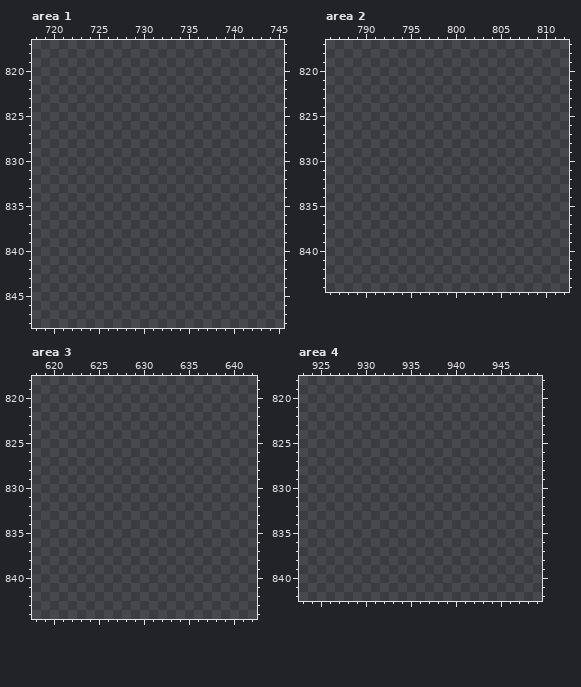
Pixel-art file, stored at Assets/Sprites/floor.aseprite. Above: the version before the commit.
1024x1024 pixels, 1 frame. Colours within 5 levels of each other are drawn and written as one. Shown: area 1: x 718..745, y 817..848; area 2: x 786..812, y 817..844; area 3: x 618..642, y 818..844; area 4: x 923..949, y 818..842. The commit also changed other parts of the picture, which this record leaves out.
The same view after the edit:
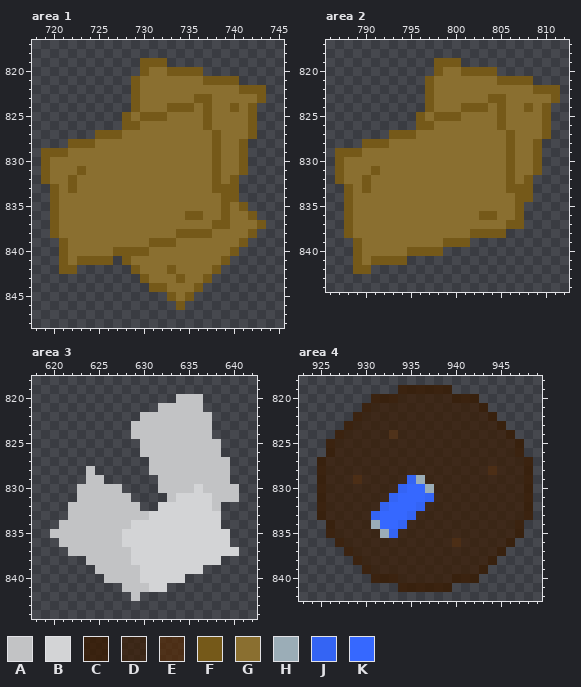
Palette (. is transparent): A #c2c3c5  B #d3d4d6  C #381a01cd  D #3a1b01ad  E #542701ad  F #755919  G #8a6f30  H #9badb7  J #3464f4  K #3668ff
Diff:
Changed rows in their new state; - is an unchanged pixel.
Area 1:
first column x 719:
819 -----------FFF-----------
820 -----------FGGFFFF-------
821 ----------FGGGGGGGFFFF---
822 ----------FGGGGGGGGGGGFFF
823 ----------FGGGGGGFFGGGGGF
824 ----------FGGGFFFGFGGFGF-
825 ---------FGFFFGGGGFGGGGF-
826 ---------FFGGGGGGGFGGGGF-
827 ------FFFGGGGGGGGGGFGGGF-
828 ---FFFGGGGGGGGGGGGGFGGF--
829 FFFGGGGGGGGGGGGGGGGFGGF--
830 FGGGGGGGGGGGGGGGGGGFGGF--
831 FGGGFGGGGGGGGGGGGGGFGGF--
832 FGGFGGGGGGGGGGGGGGGFGF---
833 -FGFGGGGGGGGGGGGGGGFFF---
834 -FGGGGGGGGGGGGGGGGGGFF---
835 -FGGGGGGGGGGGGGGGGGGFGF--
836 -FGGGGGGGGGGGGGGFFGGFGGF-
837 -FGGGGGGGGGGGGGGGGGFFGGGF
838 -FGGGGGGGGGGGGGFFFFGGGGF-
839 --FGGGGGGGGGFFFGGGGGGGF--
840 --FGGGGGFFFFGGGGGGGGGF---
841 --FGFFFF-FGGGGGGGGGGF----
842 --FF------FGGGFGGGGF-----
843 -----------FGGGFGGF------
844 ------------FFGGGF-------
845 --------------FGF--------
846 ---------------F---------
Area 2:
first column x 787:
819 -----------FFF-----------
820 -----------FGGFFFF-------
821 ----------FGGGGGGGFFFF---
822 ----------FGGGGGGGGGGGFFF
823 ----------FGGGGGGFFGGGGGF
824 ----------FGGGFFFGFGGFGF-
825 ---------FGFFFGGGGFGGGGF-
826 ---------FFGGGGGGGFGGGGF-
827 ------FFFGGGGGGGGGGFGGGF-
828 ---FFFGGGGGGGGGGGGGFGGF--
829 FFFGGGGGGGGGGGGGGGGFGGF--
830 FGGGGGGGGGGGGGGGGGGFGGF--
831 FGGGFGGGGGGGGGGGGGGFGGF--
832 FGGFGGGGGGGGGGGGGGGFGF---
833 -FGFGGGGGGGGGGGGGGGFFF---
834 -FGGGGGGGGGGGGGGGGGGFF---
835 -FGGGGGGGGGGGGGGGGGGF----
836 -FGGGGGGGGGGGGGGFFGGF----
837 -FGGGGGGGGGGGGGGGGGFF----
838 -FGGGGGGGGGGGGGFFFF------
839 --FGGGGGGGGGFFF----------
840 --FGGGGGFFFF-------------
841 --FGFFFF-----------------
842 --FF---------------------
Area 3:
first column x 620:
820 --------------AAA----
821 ------------AAAAA----
822 ----------AAAAAAAA---
823 ---------AAAAAAAAA---
824 ---------AAAAAAAAA---
825 ----------AAAAAAAAA--
826 ----------AAAAAAAAA--
827 -----------AAAAAAAAA-
828 ----A------AAAAAAAAA-
829 ----AA------AAAAAAAA-
830 ---AAAAA----AAAABAAAA
831 ---AAAAAA----ABBBBAAA
832 --AAAAAAAA--BBBBBBA--
833 --AAAAAAAAABBBBBBBB--
834 -AAAAAAAABBBBBBBBBB--
835 AAAAAAAABBBBBBBBBBBB-
836 -AAAAAAABBBBBBBBBBBB-
837 --AAAAAAABBBBBBBBBBBB
838 ----AAAAABBBBBBBBBB--
839 -----AAAAABBBBBBB----
840 ------AAAABBBBB------
841 --------AAABB--------
842 ---------A-----------
Area 4:
first column x 925:
819 ---------CCCCCC---------
820 ------CCCDDDDDDCCC------
821 -----CDDDDDDDDDDDDC-----
822 ----CDDDDDDDDDDDDDDC----
823 ---CDDDDDDDDDDDDDDDDC---
824 --CDDDDDEDDDDDDDDDDDDC--
825 -CDDDDDDDDDDDDDDDDDDDDC-
826 -CDDDDDDDDDDDDDDDDDDDDC-
827 CDDDDDDDDDDDDDDDDDDDDDDC
828 CDDDDDDDDDDDDDDDDDDEDDDC
829 CDDDEDDDDDJHDDDDDDDDDDDC
830 CDDDDDDDDJKKHDDDDDDDDDDC
831 CDDDDDDDJKKKJDDDDDDDDDDC
832 CDDDDDDJKKKJDDDDDDDDDDDC
833 CDDDDDJKKKJDDDDDDDDDDDDC
834 -CDDDDHKKJDDDDDDDDDDDDC-
835 -CDDDDDHJDDDDDDDDDDDDDC-
836 --CDDDDDDDDDDDDEDDDDDC--
837 ---CDDDDDDDDDDDDDDDDC---
838 ----CDDDDDDDDDDDDDDC----
839 -----CDDDDDDDDDDDDC-----
840 ------CCCDDDDDDCCC------
841 ---------CCCCCC---------
Where, in picture pixels (left, top, right, bottom), the same in both pictures:
added: (41, 58, 266, 310)
added: (335, 58, 560, 274)
added: (50, 394, 239, 601)
added: (317, 385, 533, 592)
